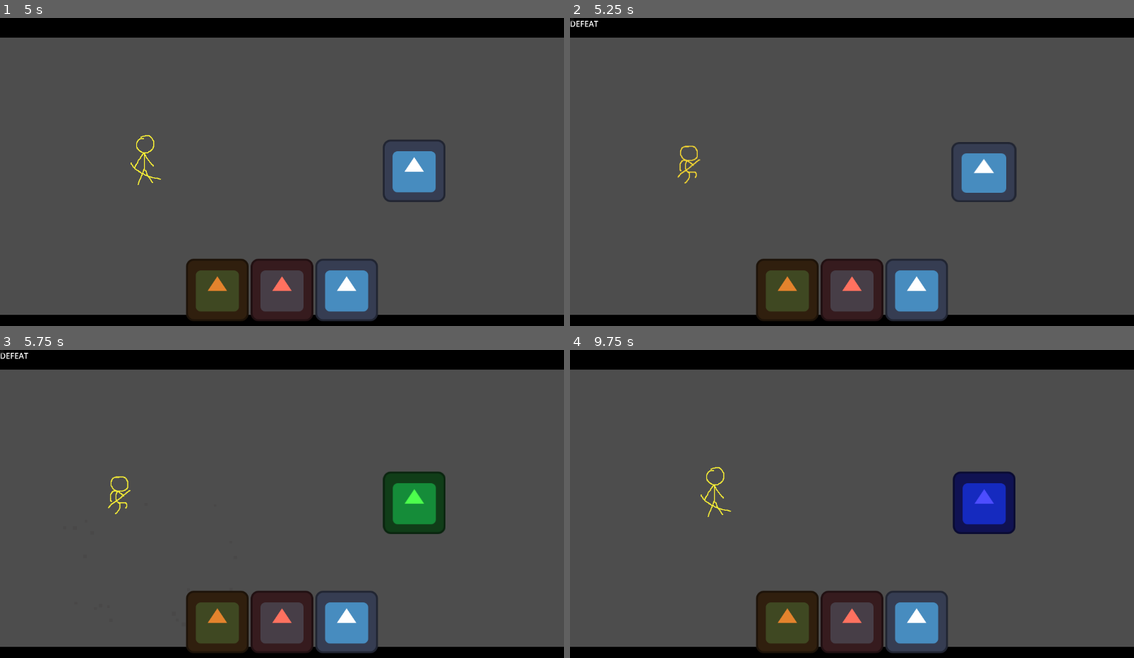
Above: before the commit, frames 1-4 (two rows, left to right).
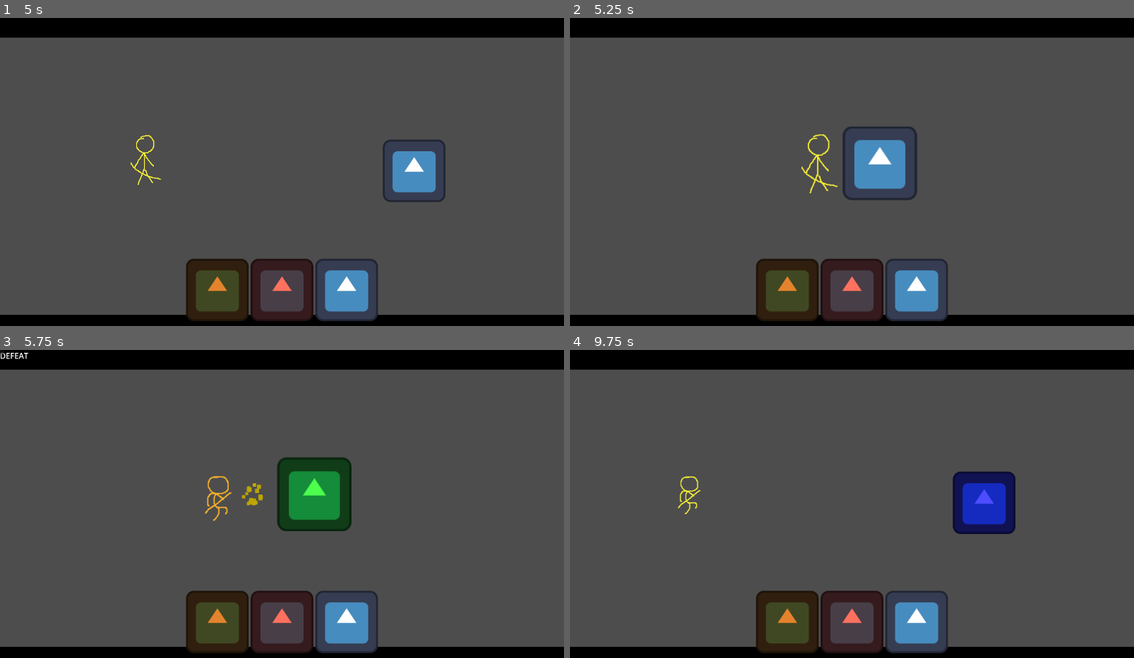
Above: after the commit, the same moments.

Repository: YllariSang/Turn-Based-RPS-Game-Prototype
Game: Godot game, scene res://Scenes/battle_arena.tscn
The game is run twice, just before and just after one commit, with the same random seed, the same clock (stepped at 60 frames per second) and the same inputs. The engine's default icon, where the game draws it, is replaced by a stand-in: a white triangle on a blue panel in a dark square.
Inputs (mouse positions are in pixels of both pictures, inside the frame that each line leads up to):
- Up to frame 1 (5 s): click (219, 289) at 0.5 s; click (282, 289) at 1.25 s; click (344, 289) at 2 s; click (219, 289) at 2.75 s; click (282, 289) at 3.5 s; click (344, 289) at 4.25 s
- Up to frame 2 (5.25 s): click (789, 289) at 5 s
- Up to frame 3 (5.75 s): no input
- Up to frame 4 (9.75 s): click (570, 353) at 5.75 s; click (852, 621) at 6.5 s; click (914, 621) at 7.25 s; move the mouse to (976, 491) at 8.02 s; click (976, 491) at 8.17 s; tap Enter at 8.75 s; move the mouse to (739, 525) at 8.77 s; click (739, 525) at 8.92 s; move the mouse to (908, 439) at 9.52 s; click (908, 439) at 9.67 s

Frame 1 is identical in both runs. In frame 2, 3.6% of the frame differs, in the area x 0-80%, y 0-60%; in frame 3, 5.8%, in the area x 19-79%, y 34-60%; in frame 4, 0.3%.
Error before the commit: Invalid access of index '3' on a base object of type: 'Array'. (res://Scripts/fighter.gd:9)
Error after the commit: Invalid access of index '3' on a base object of type: 'Array'. (res://Scripts/fighter.gd:15)

Commit message:
Refactor battle arena and fighter scripts for improved functionality and animation handling

Diff:
--- a/Scenes/battle_arena.tscn
+++ b/Scenes/battle_arena.tscn
@@ -33,7 +33,7 @@
 @onready var player_lives_ui = $HUD/Control/HealthContainer/PlayerLives
 @onready var enemy_lives_ui = $HUD/Control/HealthContainer/EnemyLives
 
-# Game Over UI Nodes (MAKE SURE THESE EXIST IN SCENE!)
+# Game Over UI Nodes
 @onready var result_screen = $HUD/Control/ResultScreen
 @onready var result_label = $HUD/Control/ResultScreen/Label
 
@@ -47,33 +47,31 @@
 	update_health_ui()
 	start_new_round()
 
-# --- 1. THE SETUP & FEINT SYSTEM ---
+# --- 1. THE SETUP & FEINT ---
 func start_new_round():
 	current_state = State.TELEGRAPH
 	player_held_stance = Stance.NONE
 	ui_buttons.show()
 
-	# --- DYNAMIC DIFFICULTY (ENRAGE) ---
+	# --- DYNAMIC DIFFICULTY ---
 	var feint_chance = 0.3
 	var min_delay = 0.8
 
-	# Berserk Mode if Enemy has 1 HP
+
 	if current_enemy_hp == 1:
 		feint_chance = 0.8
 		min_delay = 0.4
 		print(\"ENEMY IS ENRAGED!\")
 
 	is_feinting = (randf() < feint_chance)
-	# -----------------------------------
-
-	# Pick intent
+
+
 	var moves = [Stance.HEAVEN, Stance.EARTH, Stance.MAN]
 	enemy_intent = moves.pick_random()
 
 	await get_tree().create_timer(1.0).timeout
 
 	if is_feinting:
-		# SHOW FAKE COLOR
 		var fake_stance = moves.pick_random()
 		while fake_stance == enemy_intent: fake_stance = moves.pick_random()
 		flash_enemy_color(fake_stance)
@@ -83,11 +81,9 @@
 		enemy.modulate = Color.WHITE # Reset
 		await get_tree().create_timer(0.4).timeout
 
-	# SHOW REAL COLOR
 	flash_enemy_color(enemy_intent)
 	print(\"Enemy commits to \", Stance.keys()[enemy_intent])
 
-	# Prepare for the \"Strike Signal\"
 	var delay = randf_range(min_delay, min_delay + 0.5)
 	await get_tree().create_timer(delay).timeout
 	trigger_strike_signal()
@@ -98,26 +94,22 @@
 		Stance.EARTH:  enemy.modulate = Color(0.3, 1, 0.3) # Green
 		Stance.MAN:    enemy.modulate = Color(0.3, 0.3, 1) # Blue
 
-# --- 2. THE REFLEX SIGNAL ---
 func trigger_strike_signal():
 	if current_state != State.TELEGRAPH: return
 
 	current_state = State.WAITING_FOR_SIGNAL
 	play_sound(sound_signal)
 
-	# FLASH WHITE - THIS IS THE \"GO\" SIGNAL!
 	var tween = create_tween()
 	tween.tween_property(enemy, \"modulate\", Color(10, 10, 10), 0.1) # Bright flash
 	tween.tween_property(enemy, \"modulate\", Color.WHITE, 0.1)
 
-	# Player has 0.4 seconds to release!
 	await get_tree().create_timer(0.4).timeout
 
-	# If time runs out and player didn't release:
 	if current_state == State.WAITING_FOR_SIGNAL:
 		resolve_failure(\"TOO_SLOW\")
 
-# --- 3. INPUT HANDLING (HOLD & RELEASE) ---
+# --- 3. INPUT HANDLING ---
 func _on_btn_heaven_button_down():
 	set_held_stance(Stance.HEAVEN)
 
@@ -138,23 +130,28 @@
 func _on_btn_man_button_up():    check_release_timing()
 
 func check_release_timing():
-	# Reset visual feedback
 	player.modulate = Color.WHITE
 
 	if current_state == State.TELEGRAPH:
-		# If they let go too early, return to idle
 		player.anim.play(\"idle\")
 		resolve_failure(\"FLINCHED\")
 	elif current_state == State.WAITING_FOR_SIGNAL:
 		resolve_combat()
 	else:
-		# If they let go and nothing happened, return to idle
 		player.anim.play(\"idle\")
 
 # --- 4. COMBAT RESOLUTION & CLASH ---
 func resolve_combat():
 	current_state = State.ACTION
 
+	var midpoint = (player.global_position + enemy.global_position) / 2
+
+	player.approach_target(midpoint + Vector2(-50, 0)) # Stop just before midpoint
+	enemy.approach_target(midpoint + Vector2(50, 0))
+
+	var cam_tween = create_tween()
+	cam_tween.tween_property(camera, \"zoom\", Vector2(1.2, 1.2), 0.2)
+
 	player.play_attack(player_held_stance)
 	enemy.play_attack(enemy_intent)
 
@@ -162,15 +159,26 @@
 
 	if winner == \"CLASH\":
 		start_clash_struggle()
-	elif winner == \"PLAYER_WIN\":
-		apply_hit(enemy, \"ENEMY\")
 	else:
-		apply_hit(player, \"PLAYER\")
+		await get_tree().create_timer(0.5).timeout
+		reset_combat_positions()
+		if winner == \"PLAYER_WIN\":
+			apply_hit(enemy, \"ENEMY\")
+		else:
+			apply_hit(player, \"PLAYER\")
 
 func start_clash_struggle():
 	current_state = State.CLASH
+
+	var midpoint = (player.global_position + enemy.global_position) / 2
+	player.approach_target(midpoint + Vector2(-20, 0), 0.1)
+	enemy.approach_target(midpoint + Vector2(20, 0), 0.1)
+
 	player.play_clash()
 	enemy.play_clash()
+
+	create_tween().tween_property(camera, \"zoom\", Vector2(1.4, 1.4), 0.1)
+
 	mash_score = 0
 	clash_label.show()
 	play_sound(sound_clash)
@@ -178,9 +186,15 @@
 	await get_tree().create_timer(2.0).timeout
 
 	clash_label.hide()
+	reset_combat_positions()
+	player.stop_clash_effects()
+	enemy.stop_clash_effects()
+
 	if mash_score >= mash_threshold:
+		print(\"PLAYER WON THE CLASH!\")
 		apply_hit(enemy, \"ENEMY\")
 	else:
+		print(\"ENEMY WON THE CLASH!\")
 		apply_hit(player, \"PLAYER\")
 
 func _input(event):
@@ -188,7 +202,9 @@
 		mash_score += 1
 		camera.apply_shake(2.0)
 
-# --- 5. DAMAGE & RESET ---
+		player.play_mash_jolt()
+		enemy.play_mash_jolt()
+
 func apply_hit(target_node, loser_name):
 	target_node.take_hit()
 	camera.apply_shake(10.0)
@@ -217,14 +233,13 @@
 		result_label.text = text
 		result_screen.show()
 	else:
-		# Fallback if UI is missing
 		print(\"GAME OVER: \" + text)
 		get_tree().reload_current_scene()
 
 func _on_retry_button_pressed():
 	get_tree().reload_current_scene()
 
-# --- HELPER FUNCTIONS ---
+
 func get_winner(p, e):
 	if p == e: return \"CLASH\"
 	if (p == Stance.HEAVEN and e == Stance.EARTH) or \\
@@ -244,7 +259,6 @@
 		$SFXPlayer.play()
 
 func update_health_ui():
-	# Simple width scaling for placeholder hearts
 	if player_lives_ui: player_lives_ui.custom_minimum_size.x = current_player_hp * 40
 	if enemy_lives_ui: enemy_lives_ui.custom_minimum_size.x = current_enemy_hp * 40
 	print(\"HP: P=\", current_player_hp, \" E=\", current_enemy_hp)
@@ -268,7 +282,66 @@
 func _on_btn_man_mouse_entered() -> void:
 	if Input.is_mouse_button_pressed(MOUSE_BUTTON_LEFT):
 		set_held_stance(Stance.MAN)
+
+func reset_combat_positions():
+	player.return_to_start()
+	enemy.return_to_start()
+	create_tween().tween_property(camera, \"zoom\", Vector2(1.0, 1.0), 0.3)
 "
+
+[sub_resource type="Animation" id="Animation_jt1c1"]
+length = 0.001
+tracks/0/type = "value"
+tracks/0/imported = false
+tracks/0/enabled = true
+tracks/0/path = NodePath("Visuals/Sprite2D:frame")
+tracks/0/interp = 1
+tracks/0/loop_wrap = true
+tracks/0/keys = {
+"times": PackedFloat32Array(0),
+"transitions": PackedFloat32Array(1),
+"update": 1,
+"values": [0]
+}
+tracks/1/type = "value"
+tracks/1/imported = false
+tracks/1/enabled = true
+tracks/1/path = NodePath("Visuals/Sprite2D:hframes")
+tracks/1/interp = 1
+tracks/1/loop_wrap = true
+tracks/1/keys = {
+"times": PackedFloat32Array(0),
+"transitions": PackedFloat32Array(1),
+"update": 1,
+"values": [4]
+}
+
+[sub_resource type="Animation" id="Animation_yee6e"]
+resource_name = "attack_EARTH"
+tracks/0/type = "value"
+tracks/0/imported = false
+tracks/0/enabled = true
+tracks/0/path = NodePath("Visuals/Sprite2D:frame")
+tracks/0/interp = 1
+tracks/0/loop_wrap = true
+tracks/0/keys = {
+"times": PackedFloat32Array(0),
+"transitions": PackedFloat32Array(1),
+"update": 1,
+"values": [2]
+}
+tracks/1/type = "value"
+tracks/1/imported = false
+tracks/1/enabled = true
+tracks/1/path = NodePath("Visuals/Sprite2D:hframes")
+tracks/1/interp = 1
+tracks/1/loop_wrap = true
+tracks/1/keys = {
+"times": PackedFloat32Array(0),
+"transitions": PackedFloat32Array(1),
+"update": 1,
+"values": [4]
+}
 
 [sub_resource type="Animation" id="Animation_gbjy2"]
 resource_name = "attack_HEAVEN"
@@ -324,8 +397,8 @@
 "values": [5]
 }
 
-[sub_resource type="Animation" id="Animation_yee6e"]
-resource_name = "attack_EARTH"
+[sub_resource type="Animation" id="Animation_1mswv"]
+resource_name = "clash"
 tracks/0/type = "value"
 tracks/0/imported = false
 tracks/0/enabled = true
@@ -345,10 +418,10 @@
 tracks/1/interp = 1
 tracks/1/loop_wrap = true
 tracks/1/keys = {
-"times": PackedFloat32Array(0),
-"transitions": PackedFloat32Array(1),
-"update": 1,
-"values": [4]
+"times": PackedFloat32Array(0.033333335),
+"transitions": PackedFloat32Array(1),
+"update": 1,
+"values": [5]
 }
 
 [sub_resource type="Animation" id="Animation_f8pxj"]
@@ -378,33 +451,6 @@
 "values": [5]
 }
 
-[sub_resource type="Animation" id="Animation_jt1c1"]
-length = 0.001
-tracks/0/type = "value"
-tracks/0/imported = false
-tracks/0/enabled = true
-tracks/0/path = NodePath("Visuals/Sprite2D:frame")
-tracks/0/interp = 1
-tracks/0/loop_wrap = true
-tracks/0/keys = {
-"times": PackedFloat32Array(0),
-"transitions": PackedFloat32Array(1),
-"update": 1,
-"values": [0]
-}
-tracks/1/type = "value"
-tracks/1/imported = false
-tracks/1/enabled = true
-tracks/1/path = NodePath("Visuals/Sprite2D:hframes")
-tracks/1/interp = 1
-tracks/1/loop_wrap = true
-tracks/1/keys = {
-"times": PackedFloat32Array(0),
-"transitions": PackedFloat32Array(1),
-"update": 1,
-"values": [4]
-}
-
 [sub_resource type="Animation" id="Animation_ommy6"]
 resource_name = "take_hit"
 tracks/0/type = "value"
@@ -432,33 +478,6 @@
 "values": [3]
 }
 
-[sub_resource type="Animation" id="Animation_1mswv"]
-resource_name = "clash"
-tracks/0/type = "value"
-tracks/0/imported = false
-tracks/0/enabled = true
-tracks/0/path = NodePath("Visuals/Sprite2D:frame")
-tracks/0/interp = 1
-tracks/0/loop_wrap = true
-tracks/0/keys = {
-"times": PackedFloat32Array(0),
-"transitions": PackedFloat32Array(1),
-"update": 1,
-"values": [2]
-}
-tracks/1/type = "value"
-tracks/1/imported = false
-tracks/1/enabled = true
-tracks/1/path = NodePath("Visuals/Sprite2D:hframes")
-tracks/1/interp = 1
-tracks/1/loop_wrap = true
-tracks/1/keys = {
-"times": PackedFloat32Array(0.033333335),
-"transitions": PackedFloat32Array(1),
-"update": 1,
-"values": [5]
-}
-
 [sub_resource type="AnimationLibrary" id="AnimationLibrary_gr7gb"]
 _data = {
 &"RESET": SubResource("Animation_jt1c1"),
@@ -470,24 +489,32 @@
 &"take_hit": SubResource("Animation_ommy6")
 }
 
+[sub_resource type="Animation" id="Animation_rmqoj"]
+resource_name = "attack_EARTH"
+
+[sub_resource type="Animation" id="Animation_ujh7t"]
+resource_name = "attack_HEAVEN"
+
+[sub_resource type="Animation" id="Animation_vctd8"]
+resource_name = "attack_MAN"
+
 [sub_resource type="Animation" id="Animation_gr7gb"]
 resource_name = "idle"
 
-[sub_resource type="Animation" id="Animation_ujh7t"]
-resource_name = "attack_HEAVEN"
-
-[sub_resource type="Animation" id="Animation_rmqoj"]
-resource_name = "attack_EARTH"
-
-[sub_resource type="Animation" id="Animation_vctd8"]
-resource_name = "attack_MAN"
+[sub_resource type="Animation" id="Animation_8xchm"]
+resource_name = "clash"
+
+[sub_resource type="Animation" id="Animation_20cr6"]
+resource_name = "take_hit"
 
 [sub_resource type="AnimationLibrary" id="AnimationLibrary_1mswv"]
 _data = {
 &"attack_EARTH": SubResource("Animation_rmqoj"),
 &"attack_HEAVEN": SubResource("Animation_ujh7t"),
 &"attack_MAN": SubResource("Animation_vctd8"),
-&"idle": SubResource("Animation_gr7gb")
+&"clash": SubResource("Animation_8xchm"),
+&"idle": SubResource("Animation_gr7gb"),
+&"take_hit": SubResource("Animation_20cr6")
 }
 
 [node name="BattleArena" type="Node2D"]
--- a/Scripts/CameraShake.gd
+++ b/Scripts/CameraShake.gd
@@ -1,4 +1,3 @@
-# CameraShake.gd
 extends Camera2D
 
 var shake_strength: float = 0.0
--- a/Scripts/fighter.gd
+++ b/Scripts/fighter.gd
@@ -4,24 +4,37 @@
 @onready var visuals = $Visuals
 @onready var hit_spark = $HitSpark
 
+var clash_tween: Tween
+var original_position: Vector2
+
+func _ready():
+	original_position = global_position
+
 func play_attack(stance_index):
 	var stance_names = ["HEAVEN", "EARTH", "MAN"]
 	var anim_name = "attack_" + stance_names[stance_index]
 
 	if anim.has_animation(anim_name):
-		# Create a quick "transition" effect
 		var t = create_tween()
-		# Briefly squash the character down before the new frame appears
 		t.tween_property(visuals, "scale", Vector2(1.2, 0.8), 0.05)
 		t.tween_callback(anim.play.bind(anim_name)) # Change frame mid-squash
 		t.tween_property(visuals, "scale", Vector2(1.0, 1.0), 0.1).set_trans(Tween.TRANS_ELASTIC)
 
 func play_clash():
-	if anim.has_animation("clash"):
+	if anim.has_animation("clash") and anim.current_animation != "clash":
 		anim.play("clash")
-		var t = create_tween().set_loops()
-		t.tween_property(visuals, "position", Vector2(randf_range(-2, 2), 0), 0.05)
-		t.tween_property(visuals, "position", Vector2.ZERO, 0.05)
+
+	if clash_tween:
+		clash_tween.kill()
+
+	clash_tween = create_tween().set_loops()
+	clash_tween.tween_property(visuals, "position", Vector2(randf_range(-3, 3), randf_range(-1, 1)), 0.07)
+	clash_tween.tween_property(visuals, "position", Vector2.ZERO, 0.07)
+
+func stop_clash_effects():
+	if clash_tween:
+		clash_tween.kill()
+	visuals.position = Vector2.ZERO # Reset position
 
 func take_hit():
 	print(name + " took damage!")
@@ -30,10 +43,24 @@
 	if anim.has_animation("take_hit"):
 		anim.play("take_hit")
 
-
 	var tween = create_tween()
 	tween.tween_property(visuals, "modulate", Color.RED, 0.1)
 	tween.tween_property(visuals, "modulate", Color.WHITE, 0.1)
 
-	await get_tree().create_timer(0.5).timeout
+	await anim.animation_finished
 	anim.play("idle")
+
+func play_mash_jolt():
+	var t = create_tween()
+	t.tween_property(visuals, "scale", Vector2(1.1, 1.1), 0.05)
+	t.tween_property(visuals, "scale", Vector2(1.0, 1.0), 0.05)
+
+func approach_target(target_pos: Vector2, duration: float = 0.2):
+	var tween = create_tween().set_parallel(true)
+	# Move toward the center/target
+	tween.tween_property(self, "global_position", target_pos, duration).set_trans(Tween.TRANS_CUBIC).set_ease(Tween.EASE_OUT)
+	return tween
+
+func return_to_start(duration: float = 0.3):
+	var tween = create_tween()
+	tween.tween_property(self, "global_position", original_position, duration).set_trans(Tween.TRANS_SINE)
Not shown: 1 places in Scenes/battle_arena.tscn that only renumber resources
